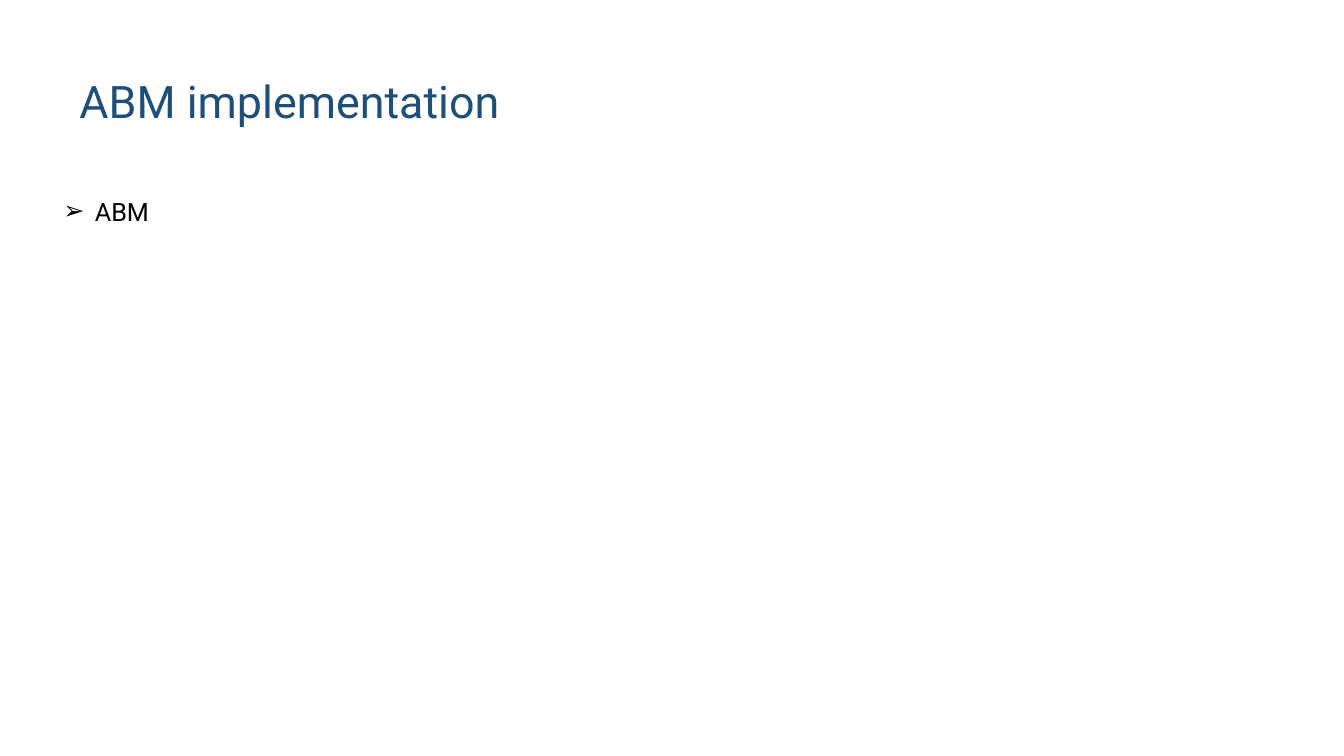
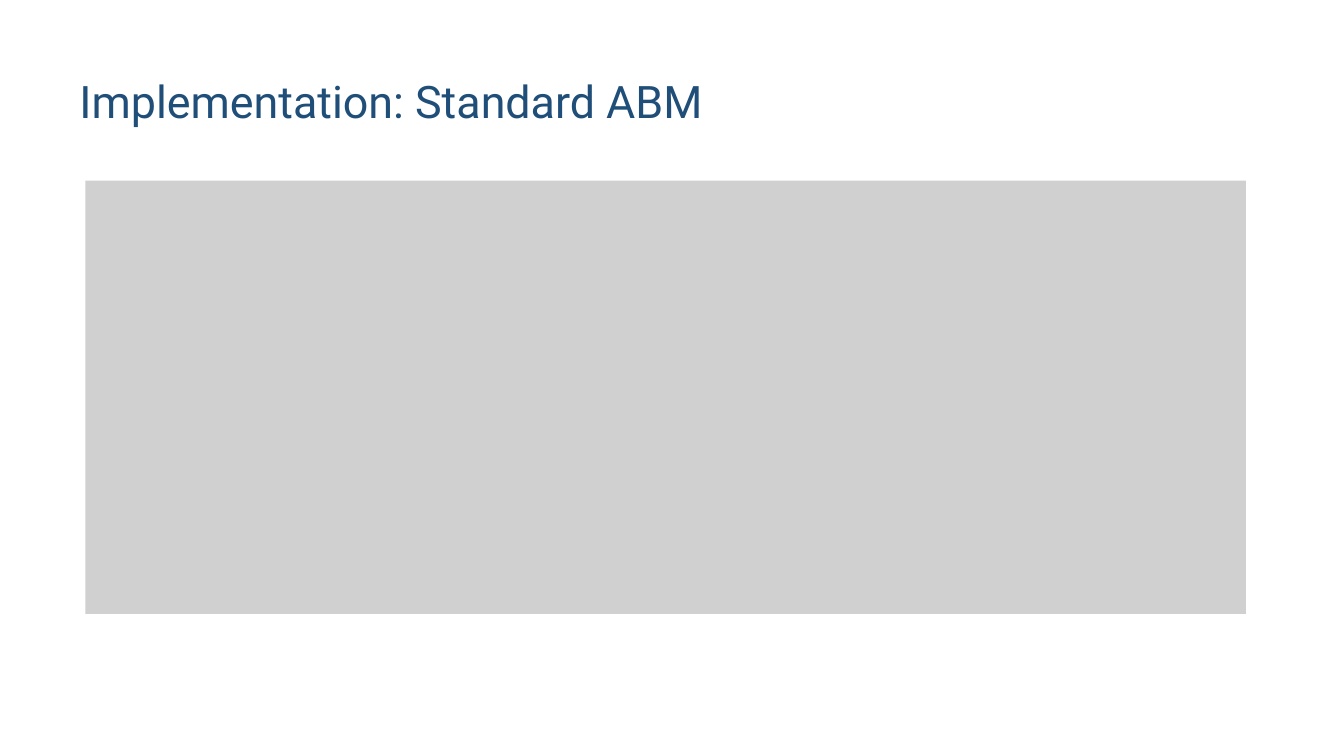
Before and after one commit to huanium/huanium, a slide deck: slide 20 of MIT_PhD/ZGS/ZGS-Sep-01-2023/BUI_ZGS_2023_Sep_01.pptx (slide 13 before the commit). Drawn at 1344x756 pixels with LibreOffice and Linux fonts; fonts in the diff are those of the drawing; grey boxes stand for pictures. Boxes give left, top, right and bottom in pixels: in the first picture for what was removed or moved away, otherwise in the second. Text is boxed around its words. In the diff, an @@ line names an element or a change of style, - is before the commit and + after.

```diff
--- a/MIT_PhD/ZGS/ZGS-Sep-01-2023/BUI_ZGS_2023_Sep_01.pptx
+++ b/MIT_PhD/ZGS/ZGS-Sep-01-2023/BUI_ZGS_2023_Sep_01.pptx
@@ title at box(79, 84, 702, 127): text changed @@
-ABM implementation
+Implementation: Standard ABM
@@ picture added at box(86, 180, 1246, 614) @@
@@ text removed at box(95, 203, 149, 221) @@
-➢ ABM
```
Also in this commit, not shown: 6 other slides changed, 10 slides added, 1 other file.
